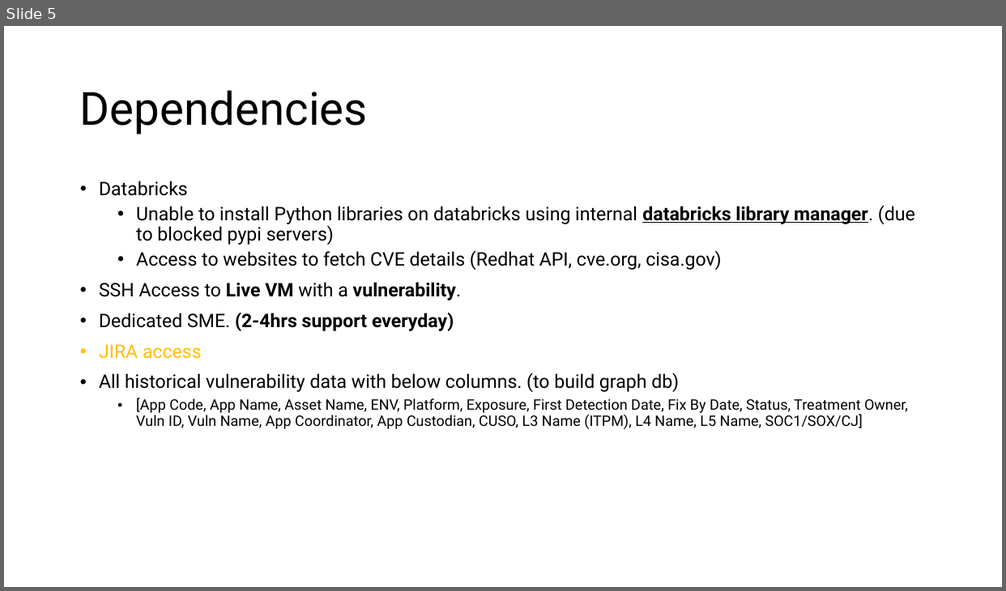
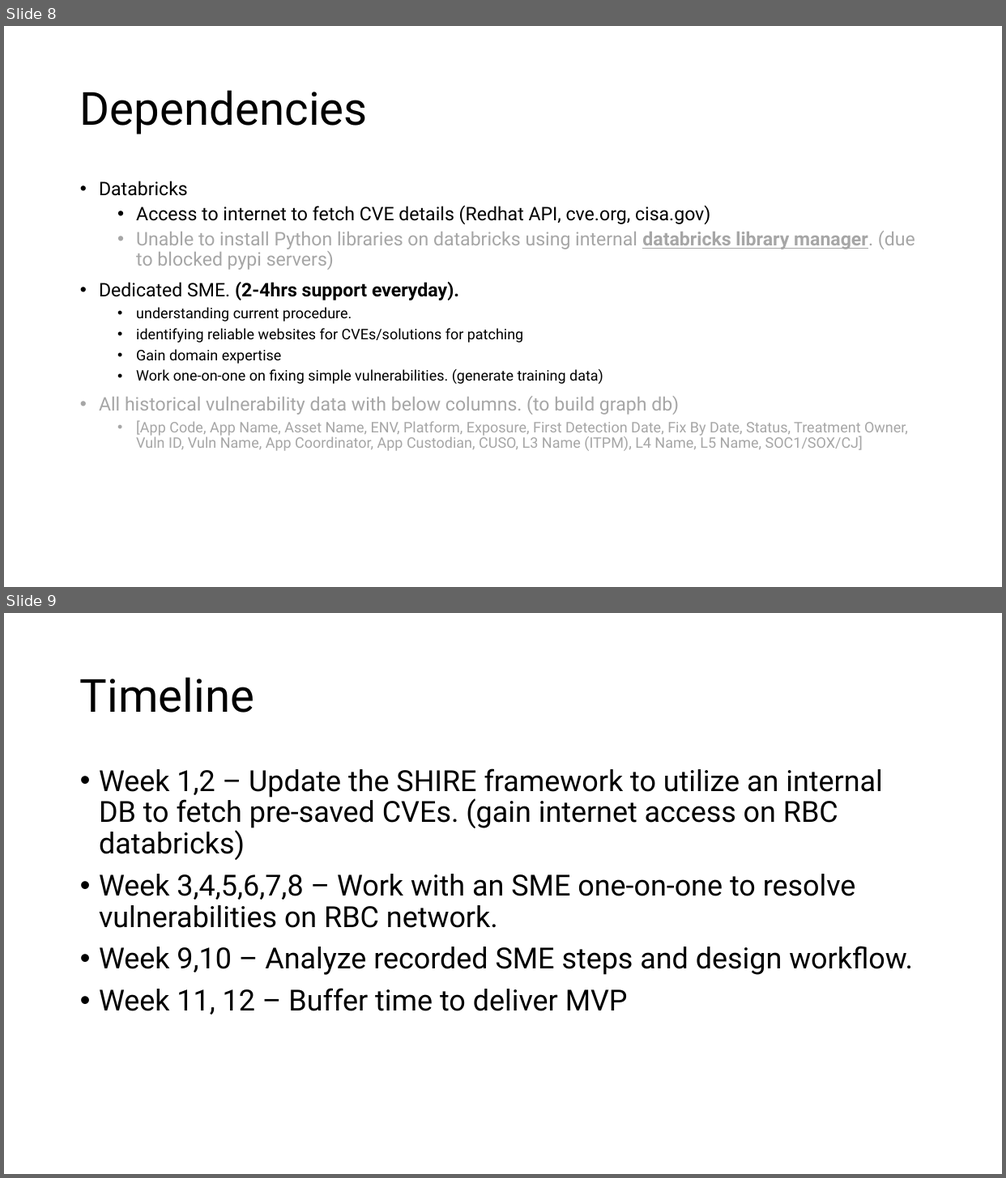
Before and after one commit to NotYeshwanthReddy/agentic_cve_patcher, a slide deck: docs/SHIRE MVP Plan.pptx. Shown one above the other, each under a label of ours: slide 5 before the commit, slides 8 and 9 after it. The pictures are 1006x591 and 1006x1178 pixels, drawn with LibreOffice and Linux fonts; fonts in the diff are those of the drawing. Boxes give left, top, right and bottom in pixels: in the first picture for what was removed or moved away, otherwise in the second. Text is boxed around its words. In the diff, an @@ line names an element or a change of style, - is before the commit and + after.

Commit message:
modifies MVP plan with timeline

```diff
--- a/docs/SHIRE MVP Plan.pptx
+++ b/docs/SHIRE MVP Plan.pptx
@@ slide 9 added at (4, 613, 1002, 1174), background #FFFFFF @@
@@ title added at (80, 677, 254, 713), 44 pt, text #000000 @@
+Timeline
@@ text added at (99, 769, 913, 1015), 28 pt, text #000000 @@
+• Week 1,2 – Update the SHIRE framework to utilize an internal DB to fetch pre-saved CVEs. (gain internet access on RBC databricks)
+• Week 3,4,5,6,7,8 – Work with an SME one-on-one to resolve vulnerabilities on RBC network.
+• Week 9,10 – Analyze recorded SME steps and design workflow.
+• Week 11, 12 – Buffer time to deliver MVP
@@ what was slide 5 is now slide 8 @@
@@ slide 8 changed as well @@
@@ text at (136, 205, 710, 224): paragraph added @@
+  • Access to internet to fetch CVE details (Redhat API, cve.org, cisa.gov)
@@ text at (99, 231, 915, 451): text colour #000000 to #A6A6A6 in "Unable to install Python libraries on databricks ...", "All historical vulnerability data with below columns. ...", "[App Code, App Name, Asset Name, ENV, ..." @@
@@ text at (99, 282, 603, 384): text changed; size 18 to 14 pt @@
-  • Access to websites to fetch CVE details (Redhat API, cve.org, cisa.gov)
-• SSH Access to Live VM with a vulnerability.
-• Dedicated SME. (2-4hrs support everyday)
-• JIRA access
+• Dedicated SME. (2-4hrs support everyday).
+  • understanding current procedure.
+  • identifying reliable websites for CVEs/solutions for patching
+  • Gain domain expertise
+  • Work one-on-one on fixing simple vulnerabilities. (generate training data)
```
Also in this commit, not shown: 4 other slides changed, 3 other slides added.
